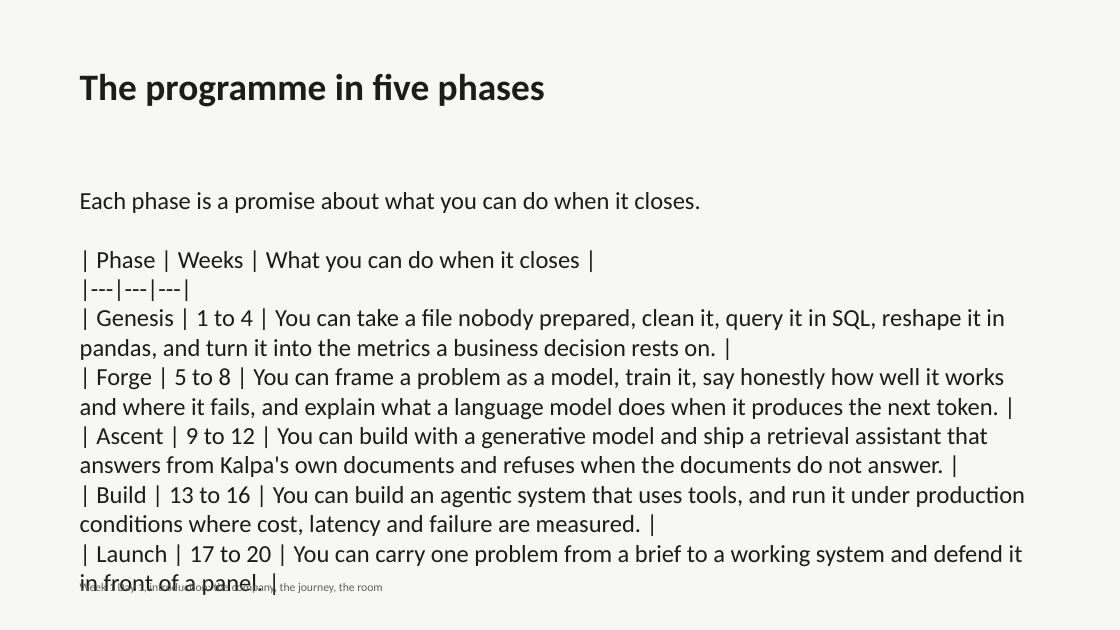
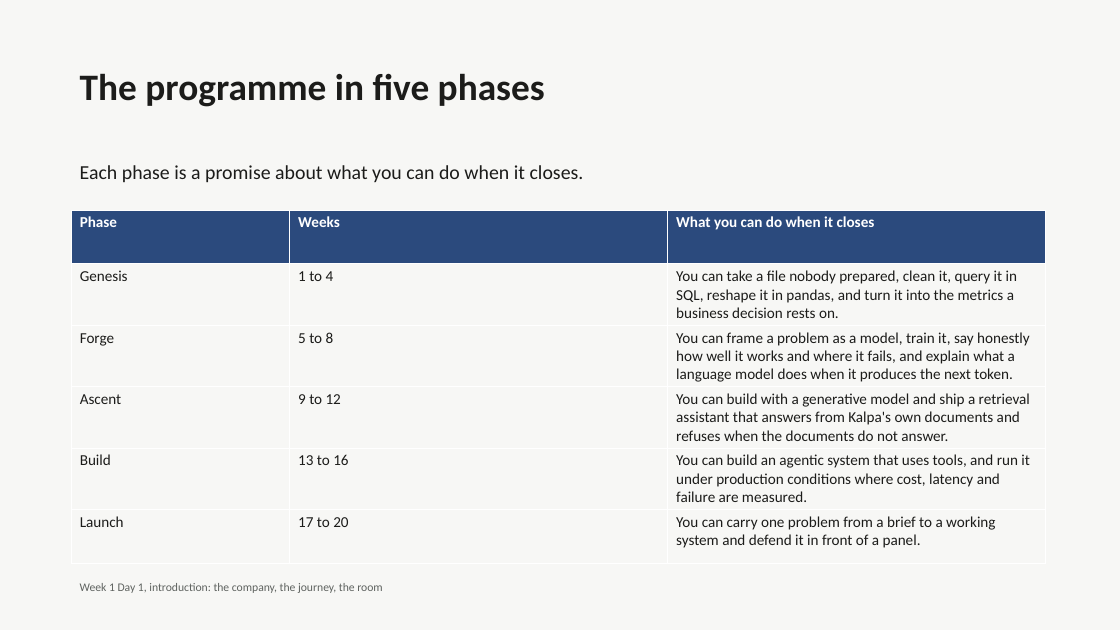
Before and after one commit to fde-academy-lab/c2-content-factory, a slide deck: slide 14 of content/W01/D1/C2_W01_D01_deck_00_intro_STUDENT.pptx. Drawn at 1120x630 pixels with LibreOffice and Linux fonts; fonts in the diff are those of the drawing. Boxes give left, top, right and bottom in pixels: in the first picture for what was removed or moved away, otherwise in the second. Text is boxed around its words. In the diff, an @@ line names an element or a change of style, - is before the commit and + after.

```diff
--- a/content/W01/D1/C2_W01_D01_deck_00_intro_STUDENT.pptx
+++ b/content/W01/D1/C2_W01_D01_deck_00_intro_STUDENT.pptx
@@ text added at (80,165,584,183), 17 pt, text #1C1C1A @@
+Each phase is a promise about what you can do when it closes.
@@ text removed at (80,192,1025,567) @@
-Each phase is a promise about what you can do when it closes.
-| Phase | Weeks | What you can do when it closes |
-|---|---|---|
-| Genesis | 1 to 4 | You can take a file nobody prepared, clean it, query it in SQL, reshape it in pandas, and turn it into the metrics a business decision rests on. |
-| Forge | 5 to 8 | You can frame a problem as a model, train it, say honestly how well it works and where it fails, and explain what a language model does when it produces the next token. |
-| Ascent | 9 to 12 | You can build with a generative model and ship a retrieval assistant that answers from Kalpa's own documents and refuses when the documents do not answer. |
-| Build | 13 to 16 | You can build an agentic system that uses tools, and run it under production conditions where cost, latency and failure are measured. |
-| Launch | 17 to 20 | You can carry one problem from a brief to a working system and defend it in front of a panel. |
@@ table added at (71,210,1046,552), 6 rows, 3 columns @@
+Phase | Weeks | What you can do when it closes
+Genesis | 1 to 4 | You can take a file nobody prepared, clean it, query it in SQL, reshape it in pandas, and turn it into the metrics a business decision rests on.
+Forge | 5 to 8 | You can frame a problem as a model, train it, say honestly how well it works and where it fails, and explain what a language model does when it produces the next token.
+Ascent | 9 to 12 | You can build with a generative model and ship a retrieval assistant that answers from Kalpa's own documents and refuses when the documents do not answer.
+Build | 13 to 16 | You can build an agentic system that uses tools, and run it under production conditions where cost, latency and failure are measured.
+Launch | 17 to 20 | You can carry one problem from a brief to a working system and defend it in front of a panel.
```
Also in this commit, not shown: 3 other slides changed, 16 other files.
